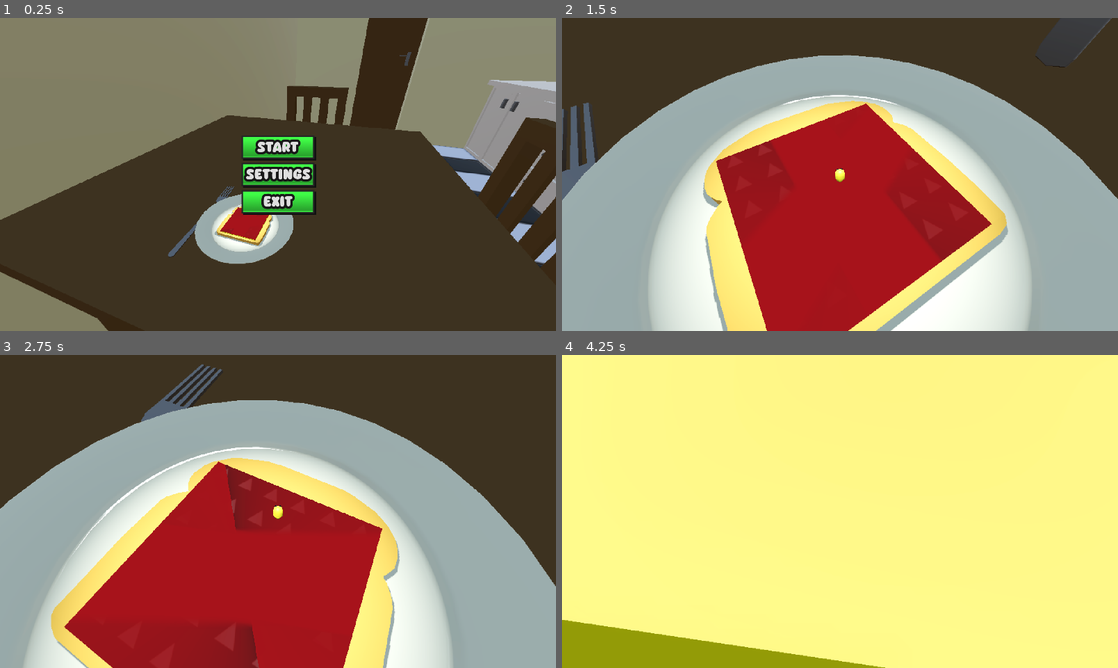
Above: before the commit, frames 1-4 (two rows, left to right).
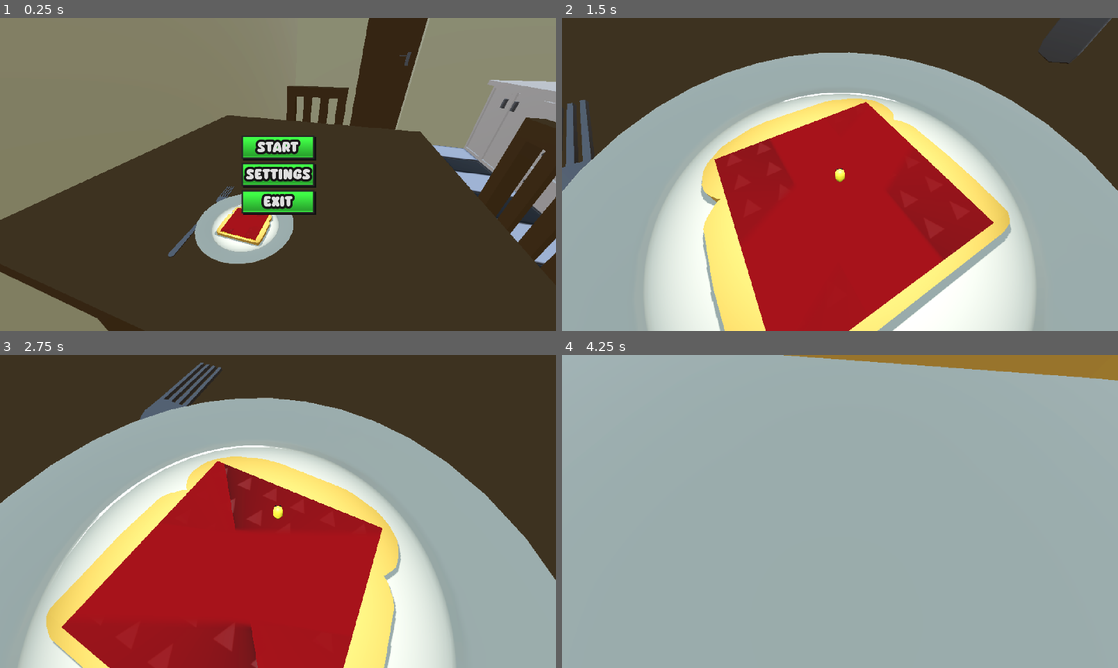
Above: after the commit, the same moments.

Repository: wolfthewizard/mages-breakfast
Game: Godot game, scene res://scenes/environments/menu/menu.tscn
Same seed, same stepped clock (60 frames per second), same inputs: the game is played once before the commit and once after it.
Inputs (mouse positions are in pixels of both pictures, inside the frame that each line leads up to):
- Up to frame 1 (0.25 s): no input
- Up to frame 2 (1.5 s): click "Start" at 0.5 s; move the mouse to (867, 174) at 1.27 s; hold W (up) from 1.28 s (still down)
- Up to frame 3 (2.75 s): keep holding W (up); tap Space (jump) at 1.52, 2.27 s; move the mouse to (250, 511) at 2.02 s
- Up to frame 4 (4.25 s): keep holding W (up); move the mouse to (851, 505) at 2.77 s; move the mouse to (834, 517) at 3.52 s; tap Space (jump) at 3.77 s

The runs differ from the first frame. In frame 1, less than 0.1% of the frame differs, in the area x 39-49%, y 60-72%; in frame 2, 5.2%; in frame 3, 3.8%; in frame 4, 100%, in the area x 0-100%, y 0-100%.

Commit message:
implemented layer of butter getting bigger with attacks

Diff:
--- a/Mage's Breakfast/scenes/entities/butter_layer/butter_layer.gd
+++ b/Mage's Breakfast/scenes/entities/butter_layer/butter_layer.gd
@@ -2,25 +2,61 @@
 
 
 @onready var top_center_point = $TopCenterPoint
-@onready var telegraph_attack_mow = $Telegraphs/TelegraphAttackMow
-@onready var telegraph_attack_stab = $Telegraphs/TelegraphAttackStab
-@onready var telegraph_attack_whirlwind = $Telegraphs/TelegraphAttackWhirlwind
+@onready var telegraph_attack_mow = $TopCenterPoint/Telegraphs/TelegraphAttackMow
+@onready var telegraph_attack_stab = $TopCenterPoint/Telegraphs/TelegraphAttackStab
+@onready var telegraph_attack_whirlwind = $TopCenterPoint/Telegraphs/TelegraphAttackWhirlwind
+@onready var butter_mesh = $ButterMesh
+@onready var butter_collision = $ButterCollision
 
 const OVERLAY_FADE_IN_PART = 0.2
 const OVERLAY_PRESENT_PART = 0.6
 const OVERLAY_FADE_OUT_PART = 0.2
 const OVERLAY_MIN_TRANSPARENCY = 0.05
+const HEIGHT_PER_SECOND_MOW = 0.005
+const HEIGHT_PER_SECOND_STAB = 0.002
+const HEIGHT_PER_SECOND_WHIRLWIND = 0.001
 
 var tween: Tween
+var height: float = 0.002:
+	set(value):
+		height = value
+		butter_mesh.mesh.size.y = height
+		butter_mesh.position.y = height / 2
+		butter_collision.shape.size.y = height
+		butter_collision.position.y = height / 2
+		top_center_point.position.y = height
+var knife: Knife
+var knife_in: bool = false
+enum Type {
+	MOW,
+	STAB,
+	WHIRLWIND
+}
+var attack_type: Type
 
 
 func _ready():
+	height = height		# XD if not done, mesh&collision does not reset
 	EventBus.mow_attack_preparing.connect(_on_mow_attack_preparing)
 	EventBus.stab_attack_preparing.connect(_on_stab_attack_preparing)
 	EventBus.whirlwind_attack_preparing.connect(_on_whirlwind_attack_preparing)
 
 
+func _process(delta):
+	if knife_in and knife.is_spreading:
+		var mult
+		match attack_type:
+			Type.MOW:
+				mult = HEIGHT_PER_SECOND_MOW
+			Type.STAB:
+				mult = HEIGHT_PER_SECOND_STAB
+			Type.WHIRLWIND:
+				mult = HEIGHT_PER_SECOND_WHIRLWIND
+		height += mult * knife.spreading_factor * delta
+
+
 func _on_mow_attack_preparing(angle: float, prep_time: float):
+	attack_type = Type.MOW
 	telegraph_attack_mow.mesh.material.set_shader_parameter("angle", angle)
 	tween = create_tween()
 	tween.tween_property(telegraph_attack_mow, "transparency", OVERLAY_MIN_TRANSPARENCY, prep_time * OVERLAY_FADE_IN_PART)
@@ -28,6 +64,7 @@
 
 
 func _on_stab_attack_preparing(from: Vector2, to: Vector2, prep_time: float):
+	attack_type = Type.STAB
 	telegraph_attack_stab.mesh.material.set_shader_parameter("from", from)
 	telegraph_attack_stab.mesh.material.set_shader_parameter("to", to)
 	tween = create_tween()
@@ -36,8 +73,17 @@
 
 
 func _on_whirlwind_attack_preparing(angle: float, reversed: bool, prep_time: float):
+	attack_type = Type.WHIRLWIND
 	telegraph_attack_whirlwind.mesh.material.set_shader_parameter("angle", angle)
 	telegraph_attack_whirlwind.mesh.material.set_shader_parameter("reverse", reversed)
 	tween = create_tween()
 	tween.tween_property(telegraph_attack_whirlwind, "transparency", OVERLAY_MIN_TRANSPARENCY, prep_time * OVERLAY_FADE_IN_PART)
 	tween.tween_property(telegraph_attack_whirlwind, "transparency", 1.0, prep_time * OVERLAY_FADE_OUT_PART).set_delay(prep_time * OVERLAY_PRESENT_PART)
+
+
+func _on_spread_area_area_entered(area):
+	knife_in = true
+
+
+func _on_spread_area_area_exited(area):
+	knife_in = false
--- a/Mage's Breakfast/scenes/entities/butter_layer/butter_layer.tscn
+++ b/Mage's Breakfast/scenes/entities/butter_layer/butter_layer.tscn
@@ -11,10 +11,10 @@
 
 [sub_resource type="BoxMesh" id="BoxMesh_287hq"]
 material = SubResource("StandardMaterial3D_m7nhs")
-size = Vector3(0.1, 0.01, 0.1)
+size = Vector3(0.1, 0.002, 0.1)
 
 [sub_resource type="BoxShape3D" id="BoxShape3D_7yy7f"]
-size = Vector3(0.1, 0.01, 0.1)
+size = Vector3(0.1, 0.002, 0.1)
 
 [sub_resource type="ShaderMaterial" id="ShaderMaterial_ytsl2"]
 render_priority = 0
@@ -54,35 +54,49 @@
 material = SubResource("ShaderMaterial_ki0hy")
 size = Vector2(0.1, 0.1)
 
+[sub_resource type="BoxShape3D" id="BoxShape3D_lkwcv"]
+size = Vector3(0.1, 0.01, 0.1)
+
 [node name="ButterLayer" type="AnimatableBody3D"]
 collision_layer = 2
 collision_mask = 0
 script = ExtResource("1_gouop")
 
 [node name="ButterMesh" type="MeshInstance3D" parent="."]
-transform = Transform3D(1, 0, 0, 0, 1, 0, 0, 0, 1, 0, 0.00165316, 0)
+transform = Transform3D(1, 0, 0, 0, 1, 0, 0, 0, 1, 0, 0.001, 0)
 mesh = SubResource("BoxMesh_287hq")
 
 [node name="ButterCollision" type="CollisionShape3D" parent="."]
-transform = Transform3D(1, 0, 0, 0, 1, 0, 0, 0, 1, 0, 0.002, 0)
+transform = Transform3D(1, 0, 0, 0, 1, 0, 0, 0, 1, 0, 0.001, 0)
 shape = SubResource("BoxShape3D_7yy7f")
 
 [node name="TopCenterPoint" type="Node3D" parent="."]
-transform = Transform3D(1, 0, 0, 0, 1, 0, 0, 0, 1, 0, 0.007, 0)
+transform = Transform3D(1, 0, 0, 0, 1, 0, 0, 0, 1, 0, 0.002, 0)
 
-[node name="Telegraphs" type="Node3D" parent="."]
-transform = Transform3D(1, 0, 0, 0, 1, 0, 0, 0, 1, 0, 0.007, 0)
+[node name="Telegraphs" type="Node3D" parent="TopCenterPoint"]
+transform = Transform3D(1, 0, 0, 0, 1, 0, 0, 0, 1, 0, 0.000774119, 0)
 
-[node name="TelegraphAttackMow" type="MeshInstance3D" parent="Telegraphs"]
+[node name="TelegraphAttackMow" type="MeshInstance3D" parent="TopCenterPoint/Telegraphs"]
 transparency = 1.0
 mesh = SubResource("PlaneMesh_nq7mb")
-skeleton = NodePath("../..")
+skeleton = NodePath("../../..")
 
-[node name="TelegraphAttackStab" type="MeshInstance3D" parent="Telegraphs"]
+[node name="TelegraphAttackStab" type="MeshInstance3D" parent="TopCenterPoint/Telegraphs"]
 transparency = 1.0
 mesh = SubResource("PlaneMesh_xnwba")
-skeleton = NodePath("../..")
+skeleton = NodePath("../../..")
 
-[node name="TelegraphAttackWhirlwind" type="MeshInstance3D" parent="Telegraphs"]
+[node name="TelegraphAttackWhirlwind" type="MeshInstance3D" parent="TopCenterPoint/Telegraphs"]
 transparency = 1.0
 mesh = SubResource("PlaneMesh_pbkd2")
+
+[node name="SpreadArea" type="Area3D" parent="TopCenterPoint"]
+transform = Transform3D(1, 0, 0, 0, 1, 0, 0, 0, 1, 0, 0.005, 0)
+collision_layer = 0
+collision_mask = 4
+
+[node name="CollisionShape3D" type="CollisionShape3D" parent="TopCenterPoint/SpreadArea"]
+shape = SubResource("BoxShape3D_lkwcv")
+
+[connection signal="area_entered" from="TopCenterPoint/SpreadArea" to="." method="_on_spread_area_area_entered"]
+[connection signal="area_exited" from="TopCenterPoint/SpreadArea" to="." method="_on_spread_area_area_exited"]
--- a/Mage's Breakfast/scenes/entities/knife/knife.gd
+++ b/Mage's Breakfast/scenes/entities/knife/knife.gd
@@ -19,47 +19,55 @@
 	get:
 		return whirlwind_attack_duration * time_scaling
 
+var spreading_factor: float:
+	get:
+		return 1 / time_scaling
 var time_scaling: float = 1.0
-
 var tween: Tween
+var is_spreading: bool = false
 
 
 func mow_attack(from: Vector3, to: Vector3):
-	var original_position = global_position
+	var original_position = position
 	var original_basis = basis
 	var new_basis = Basis.looking_at(to - from, Vector3.UP
 		).scaled(original_basis.get_scale())
 	tween = create_tween().set_trans(Tween.TRANS_CUBIC)
-	tween.tween_property(self, "global_position", from, attack_preparation)
+	tween.tween_property(self, "position", from, attack_preparation)
 	tween.parallel().tween_property(self, "basis", new_basis, attack_preparation)
-	tween.tween_property(self, "global_position", to, attack_duration
+	tween.tween_callback(func(): is_spreading = true)
+	tween.tween_property(self, "position", to, attack_duration
 		).set_delay(attack_delay)
-	tween.tween_property(self, "global_position", original_position, attack_preparation)
+	tween.tween_callback(func(): is_spreading = false)
+	tween.tween_property(self, "position", original_position, attack_preparation)
 	tween.parallel().tween_property(self, "basis", original_basis, attack_preparation)
 	tween.tween_callback(func(): attack_sequence_finished.emit())
 
 
 func stab_attack(from: Vector3, to: Vector3):
-	var original_position = global_position
+	var original_position = position
 	var original_basis = basis
 	var new_basis = Basis.looking_at(to - from, Vector3.UP
 		).rotated(Vector3.UP, -PI / 2
 		).scaled(original_basis.get_scale())
 	tween = create_tween().set_trans(Tween.TRANS_CUBIC)
-	tween.tween_property(self, "global_position", from, attack_preparation)
+	tween.tween_property(self, "position", from, attack_preparation)
 	tween.parallel().tween_property(self, "basis", new_basis, attack_preparation)
-	tween.tween_property(self, "global_position", to, attack_duration
+	tween.tween_callback(func(): is_spreading = true)
+	tween.tween_property(self, "position", to, attack_duration
 		).set_delay(attack_delay)
-	tween.tween_property(self, "global_position", from, attack_preparation
+	tween.tween_callback(func(): is_spreading = false)
+	tween.tween_callback(func(): is_spreading = true
 		).set_delay(stab_attack_linger)
-	tween.tween_property(self, "global_position", original_position, attack_preparation)
+	tween.tween_property(self, "position", from, attack_preparation)
+	tween.tween_callback(func(): is_spreading = false)
+	tween.tween_property(self, "position", original_position, attack_preparation)
 	tween.parallel().tween_property(self, "basis", original_basis, attack_preparation)
 	tween.tween_callback(func(): attack_sequence_finished.emit())
 
 
-# TODO: unify knife orientation to improve telegraphing (rotation always to back)
 func whirlwind_attack(from: Vector3, to: Vector3, flip_direction: bool):
-	var original_position = global_position
+	var original_position = position
 	var original_basis = basis
 	var new_basis = Basis.looking_at(to - from, Vector3.UP
 		).rotated(Vector3.UP, -PI / 2
@@ -68,15 +76,20 @@
 	var rotation_diff = Vector3(0, angle_diff, 0)
 	var target_rotation = new_basis.get_euler() + rotation_diff
 	tween = create_tween().set_trans(Tween.TRANS_CUBIC)
-	tween.tween_property(self, "global_position", from, attack_preparation)
+	tween.tween_property(self, "position", from, attack_preparation)
 	tween.parallel().tween_property(self, "basis", new_basis, attack_preparation)
-	tween.tween_property(self, "global_position", to, attack_duration
+	tween.tween_callback(func(): is_spreading = true)
+	tween.tween_property(self, "position", to, attack_duration
+		).set_delay(attack_delay)
+	tween.tween_callback(func(): is_spreading = false)
+	tween.tween_callback(func(): is_spreading = true
 		).set_delay(attack_delay)
 	tween.tween_property(self, "rotation", target_rotation, whirlwind_attack_duration
-		).set_delay(attack_delay
 		).set_trans(Tween.TRANS_LINEAR)
 	tween.tween_callback(func(): rotation.y -= TAU if not flip_direction else -TAU)
-	tween.tween_property(self, "global_position", original_position, attack_preparation)
+	tween.tween_callback(func(): is_spreading = false)
+	tween.tween_property(self, "position", original_position, attack_preparation
+		).set_delay(attack_delay)
 	tween.parallel().tween_property(self, "basis", original_basis, attack_preparation)
 	tween.tween_callback(func(): attack_sequence_finished.emit())
 
--- a/Mage's Breakfast/scenes/entities/knife/knife.tscn
+++ b/Mage's Breakfast/scenes/entities/knife/knife.tscn
@@ -54,7 +54,7 @@
 
 [node name="Killbox" type="Area3D" parent="."]
 transform = Transform3D(1, 0, 0, 0, 1.19249e-08, 1, 0, -1, 1.19249e-08, 0, 0, 0)
-collision_layer = 0
+collision_layer = 4
 
 [node name="CollisionPolygon3D" type="CollisionPolygon3D" parent="Killbox"]
 depth = 0.002
--- a/Mage's Breakfast/scenes/entities/mage/mage.gd
+++ b/Mage's Breakfast/scenes/entities/mage/mage.gd
@@ -9,6 +9,7 @@
 
 @onready var attack_timer: Timer = $AttackTimer
 
+const ELEVATION = 0.001
 const TIME_SCALING_FACTOR = 0.95
 const ATTACK_THRESHOLDS = [
 	0.5,
@@ -20,7 +21,7 @@
 
 
 func prepare_mow():
-	var source = Vector3(0, 0.01, mow_attack_distance).rotated(Vector3.UP, randf_range(0, TAU))
+	var source = Vector3(0, ELEVATION, mow_attack_distance).rotated(Vector3.UP, randf_range(0, TAU))
 	var dest = Vector3(-source.x, source.y, -source.z)
 	knife.mow_attack(source, dest)
 	var angle = Vector3.FORWARD.signed_angle_to(source.direction_to(dest), Vector3.UP)
@@ -29,8 +30,8 @@
 
 func prepare_stab():
 	var angle: float = randf_range(0, TAU)
-	var source = Vector3(0, 0.01, stab_attack_distance).rotated(Vector3.UP, angle)
-	var dest = Vector3(player.global_position.x, 0.01, player.global_position.z)
+	var source = Vector3(0, ELEVATION, stab_attack_distance).rotated(Vector3.UP, angle)
+	var dest = Vector3(player.position.x, ELEVATION, player.position.z)
 	dest += Vector3(randf_range(-0.01, 0.01), 0, randf_range(-0.01, 0.01))
 	knife.stab_attack(source, dest)
 	EventBus.stab_attack_preparing.emit(
@@ -42,8 +43,8 @@
 
 func prepare_whirlwind():
 	var flip_direction: bool = randf() < 0.5
-	var source = Vector3(0, 0.01, mow_attack_distance).rotated(Vector3.UP, randf_range(0, TAU))
-	var dest = Vector3(0, 0.01, 0)
+	var source = Vector3(0, ELEVATION, mow_attack_distance).rotated(Vector3.UP, randf_range(0, TAU))
+	var dest = Vector3(0, ELEVATION, 0)
 	knife.whirlwind_attack(source, dest, flip_direction)
 	EventBus.whirlwind_attack_preparing.emit(
 		Vector3.FORWARD.signed_angle_to(dest - source, Vector3.UP),
--- a/Mage's Breakfast/scenes/entities/toast/toast.tscn
+++ b/Mage's Breakfast/scenes/entities/toast/toast.tscn
@@ -50,3 +50,4 @@
 skeleton = NodePath("")
 
 [node name="ButterLayer" parent="." instance=ExtResource("2_lyjx7")]
+transform = Transform3D(1, 0, 0, 0, 1, 0, 0, 0, 1, 0, 0.00341934, 0)
--- a/Mage's Breakfast/scenes/environments/level/level.gd
+++ b/Mage's Breakfast/scenes/environments/level/level.gd
@@ -3,10 +3,19 @@
 
 @onready var game_over = $GameOver
 @onready var pause = $Pause
+@onready var butter_top_center = $SubViewportContainer/SubViewport/LevelElements/Toast/ButterLayer/TopCenterPoint
+@onready var player = $SubViewportContainer/SubViewport/Player
+@onready var knife = $SubViewportContainer/SubViewport/Knife
+@onready var spotlight = $SubViewportContainer/SubViewport/LevelElements/SpotLight3D
+@onready var butter_layer = $SubViewportContainer/SubViewport/LevelElements/Toast/ButterLayer
 
 
 func _ready():
 	EventBus.player_cut.connect(_on_player_cut)
+	player.reparent(butter_top_center)
+	knife.reparent(butter_top_center)
+	spotlight.reparent(butter_top_center)
+	butter_layer.knife = knife
 
 
 func _unhandled_input(event):
--- a/Mage's Breakfast/scenes/environments/level/level.tscn
+++ b/Mage's Breakfast/scenes/environments/level/level.tscn
@@ -29,7 +29,7 @@
 [node name="LevelElements" parent="SubViewportContainer/SubViewport" instance=ExtResource("2_va6ep")]
 
 [node name="Player" parent="SubViewportContainer/SubViewport" instance=ExtResource("1_e26tj")]
-transform = Transform3D(1, 0, 0, 0, 1, 0, 0, 0, 1, 0, 0.00849494, 0)
+transform = Transform3D(1, 0, 0, 0, 1, 0, 0, 0, 1, 0, 0.0152398, 0)
 
 [node name="Knife" parent="SubViewportContainer/SubViewport" node_paths=PackedStringArray("player") instance=ExtResource("3_6ucxa")]
 transform = Transform3D(-6.55671e-08, 1.5, 0, -1.5, -6.55671e-08, 0, 0, 0, 1.5, 0.15, 0.25, 0)
@@ -44,3 +44,5 @@
 
 [node name="Pause" parent="." instance=ExtResource("7_lgdpi")]
 visible = false
+
+[connection signal="attack_sequence_finished" from="SubViewportContainer/SubViewport/Knife" to="SubViewportContainer/SubViewport/Mage" method="_on_knife_attack_sequence_finished"]
Not shown: 1 places in Mage's Breakfast/scenes/entities/butter_layer/butter_layer.tscn that only renumber resources
